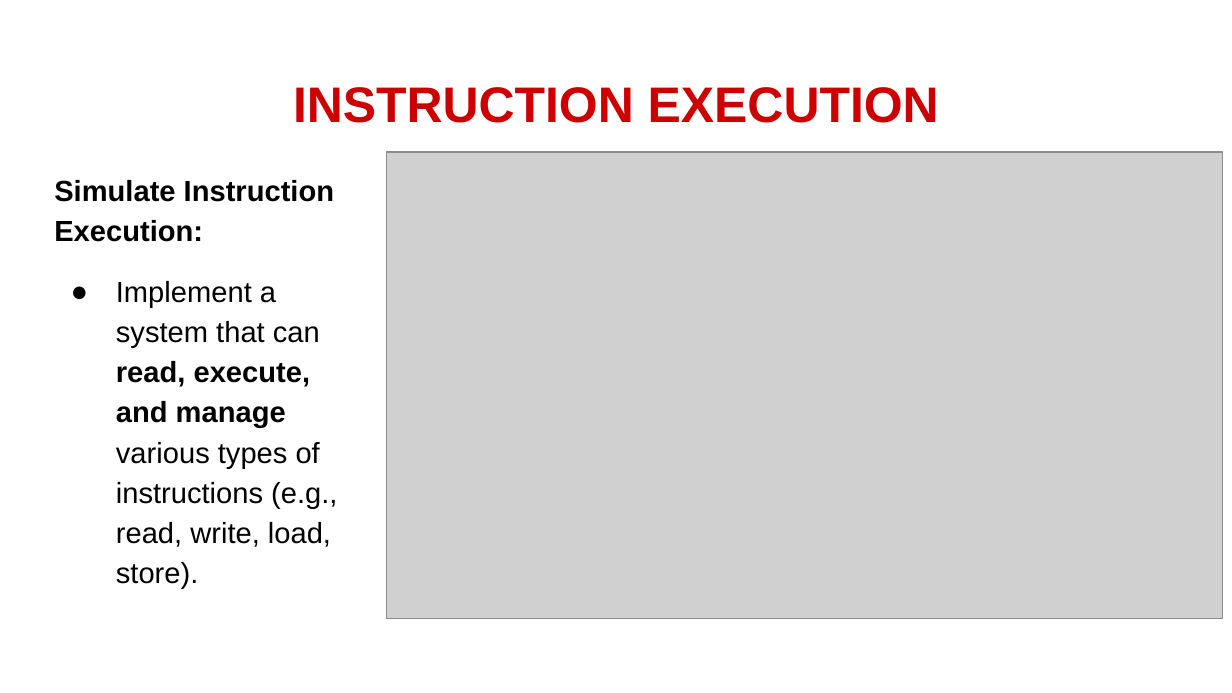
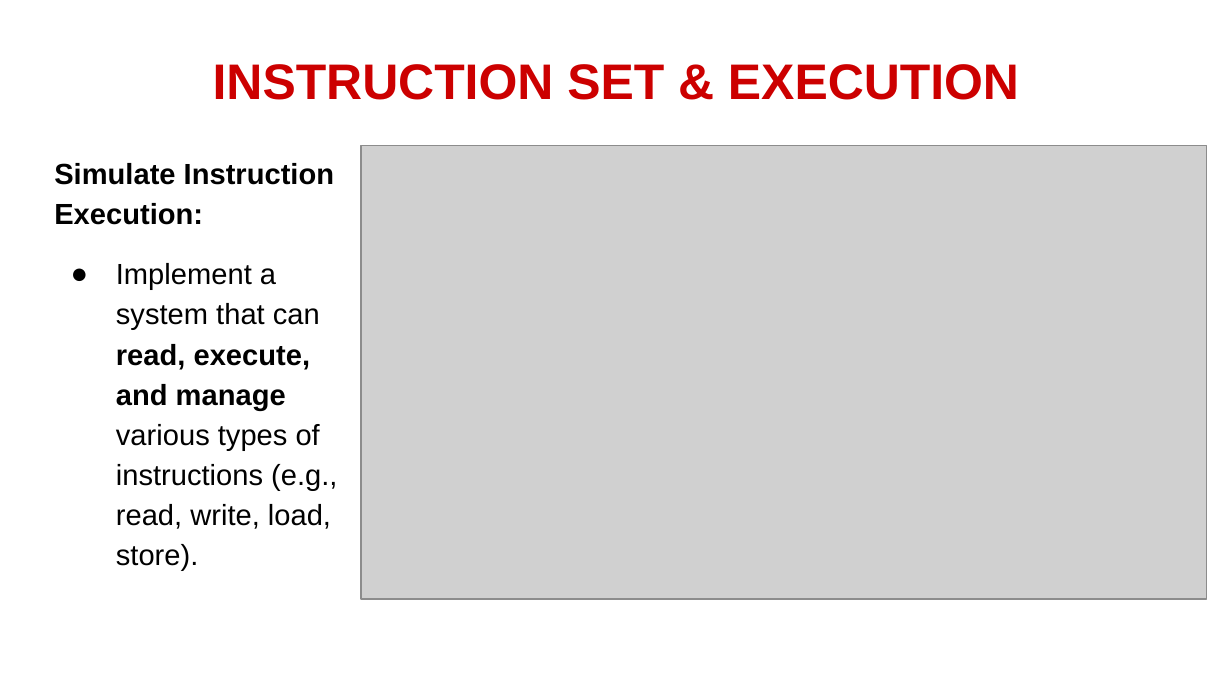
Before and after one commit to ThatWittyGuy/SY_OS, a slide deck: slide 5 of CP/OS_CP_PPT.pptx. Drawn at 1232x693 pixels with LibreOffice and Linux fonts; fonts in the diff are those of the drawing; grey boxes stand for pictures. Boxes give left, top, right and bottom in pixels: in the first picture for what was removed or moved away, otherwise in the second. Text is boxed around its words. In the diff, an @@ line names an element or a change of style, - is before the commit and + after.

```diff
--- a/CP/OS_CP_PPT.pptx
+++ b/CP/OS_CP_PPT.pptx
@@ title at [213,64,1019,100]: text changed @@
-INSTRUCTION EXECUTION
+INSTRUCTION SET & EXECUTION
@@ text "Simulate Instruction Execution:": place and size @@
-text "Simulate Instruction Execution:" at [54,180,337,588]
+text "Simulate Instruction Execution:" at [54,163,337,570]
@@ picture: place and size @@
-picture at [387,152,1222,618]
+picture at [361,145,1206,600]
```
Also in this commit, not shown: 4 other slides changed, 10 other files.
